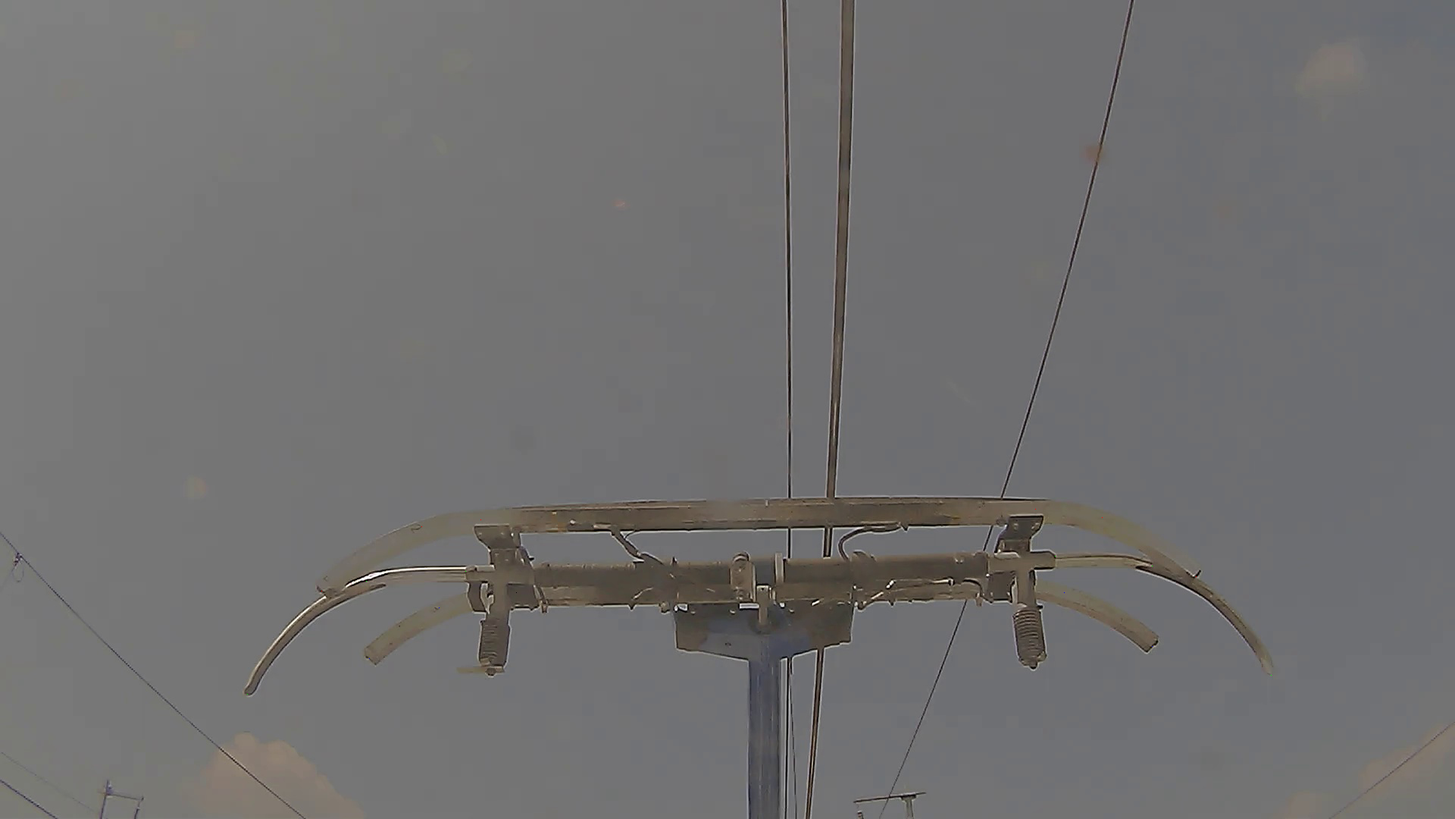
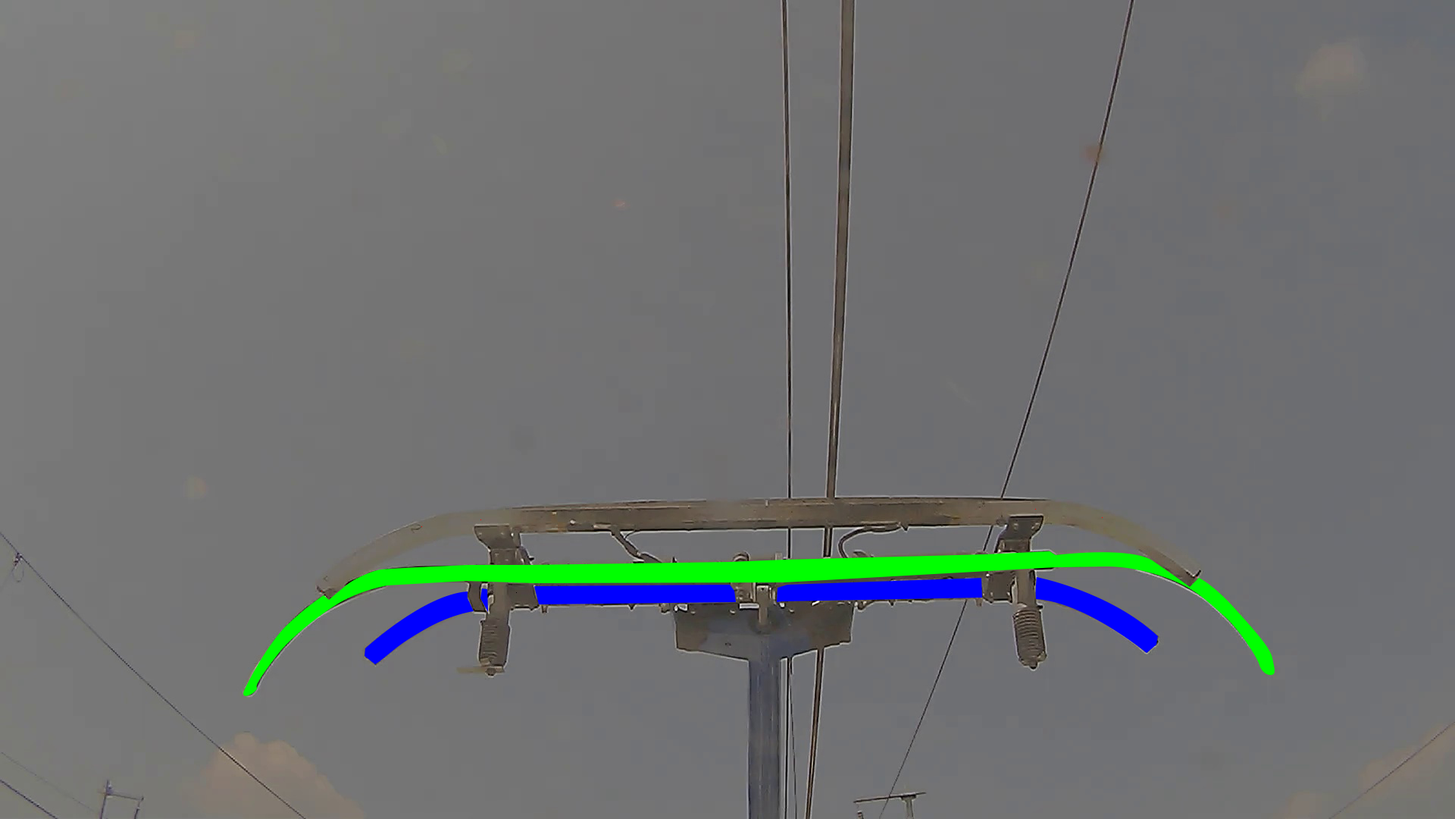
Before/after of a 1455px x 819px layered artwork. What changed in the layer stack:
showed "mask" (2nd of 3, in "middle_bar") over 243, 551, 1275, 696
showed "mask" (3rd of 3, in "rear_bar") over 364, 576, 1159, 664
